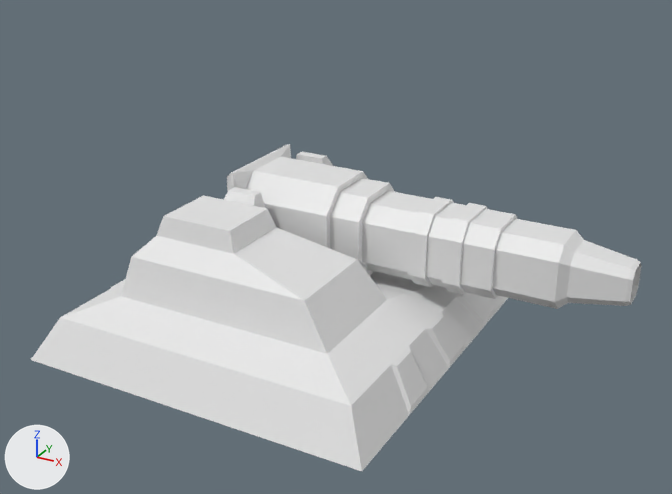
Two versions of the Blender file Assets/Models/Units/ArtilleryBot.blend, one commit apart.
Before and after are seen from a 50 mm camera at (1.74, -2.76, 1.76) aimed at (0.27, -0.1, 0.43). Arrows for +X, +Y and +Z are at lower left; the lights stay in place.

The first picture shows 'Barrel Base', 'Barrel Front', 'Base', 'Hinge'.
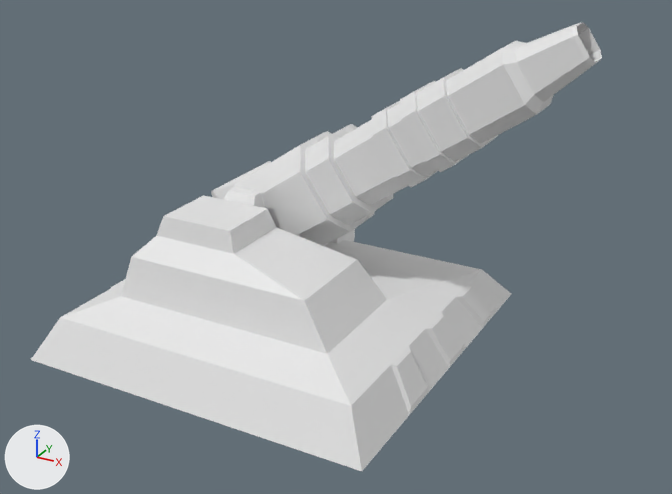
Where the change shows, as pixel boxes (x1, y1, x2, y2) in the pictures (672 x 494 px):
```json
{"object": "Barrel Base", "change": "turned", "before": [227, 144, 517, 299], "after": [211, 68, 498, 246]}
{"object": "Barrel Front", "change": "turned", "before": [492, 219, 641, 309], "after": [446, 22, 602, 144]}
```

Scene script edits in JSON lines:
```json
{"op": "set", "path": "ob_barrel_base.rotation_euler", "old": "(0.0, 0.0, 0.0)", "new": "(0.0, 0.0, 0.6)", "note": "degrees (0, 0, 0) -> degrees (0, 0, 34)"}
```
